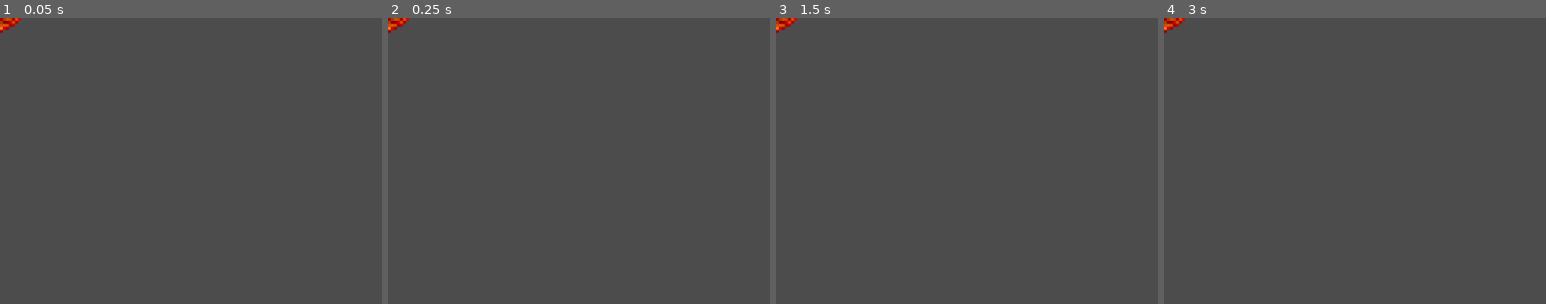
Above: before the commit, frames 1-4 (left to right).
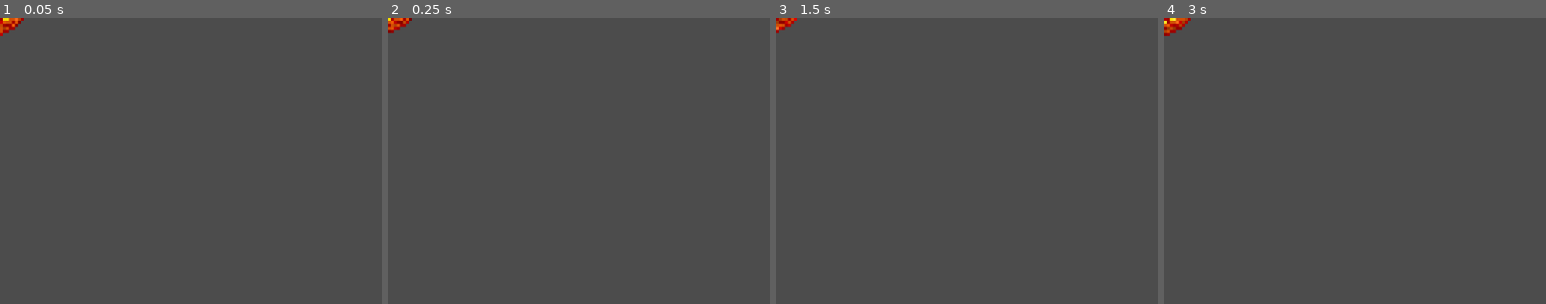
Above: after the commit, the same moments.

Repository: dkderk/04-Space-Shooter
Game: Godot game, scene res://Scenes/Explosion.tscn
Same seed, same stepped clock (60 frames per second), same inputs: the game is played once before the commit and once after it. This scene is started directly instead of the project's main scene.
Inputs:
- Up to frame 1 (0.05 s): no input
- Up to frame 2 (0.25 s): no input
- Up to frame 3 (1.5 s): tap Enter at 0.5 s; hold D (right) 0.53-1.28 s; hold Space (shoot) 0.53-1.28 s; hold S (down) from 1.28 s (still down); tap Space (shoot) at 1.35 s
- Up to frame 4 (3 s): tap Enter at 2 s; release S (down) at 2.03 s; hold D (right) 2.03-2.78 s; hold Space (shoot) 2.03-2.78 s; hold W (up) from 2.78 s (still down); tap Space (shoot) at 2.85 s
The pictures show only the part of the screen within x 0-50%, y 0-50%; the shares and areas given below are measured in that part.

The runs differ from the first frame. In frame 1, 0.2% of the frame differs, in the area x 0-7%, y 0-7%; in frame 2, 0.2%; in frame 3, nothing differs; in frame 4, 0.2%.

Commit message:
Can't figure out explosion or labels issue

Diff:
--- a/Scenes/Explosion.tscn
+++ b/Scenes/Explosion.tscn
@@ -26,7 +26,7 @@
 [sub_resource type="SpriteFrames" id=5]
 animations = [ {
 "frames": [ SubResource( 1 ), SubResource( 2 ), SubResource( 3 ), SubResource( 4 ) ],
-"loop": false,
+"loop": true,
 "name": "default",
 "speed": 5.0
 } ]
@@ -36,3 +36,5 @@
 
 [node name="Sprite" type="AnimatedSprite" parent="."]
 frames = SubResource( 5 )
+frame = 1
+playing = true
